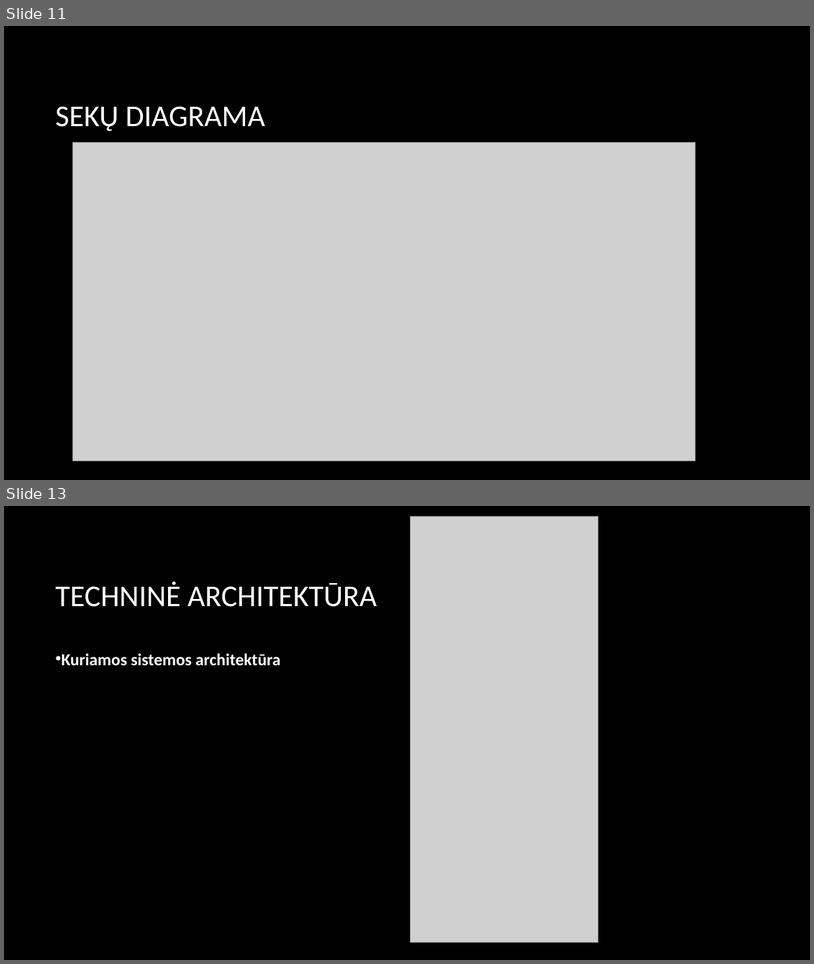
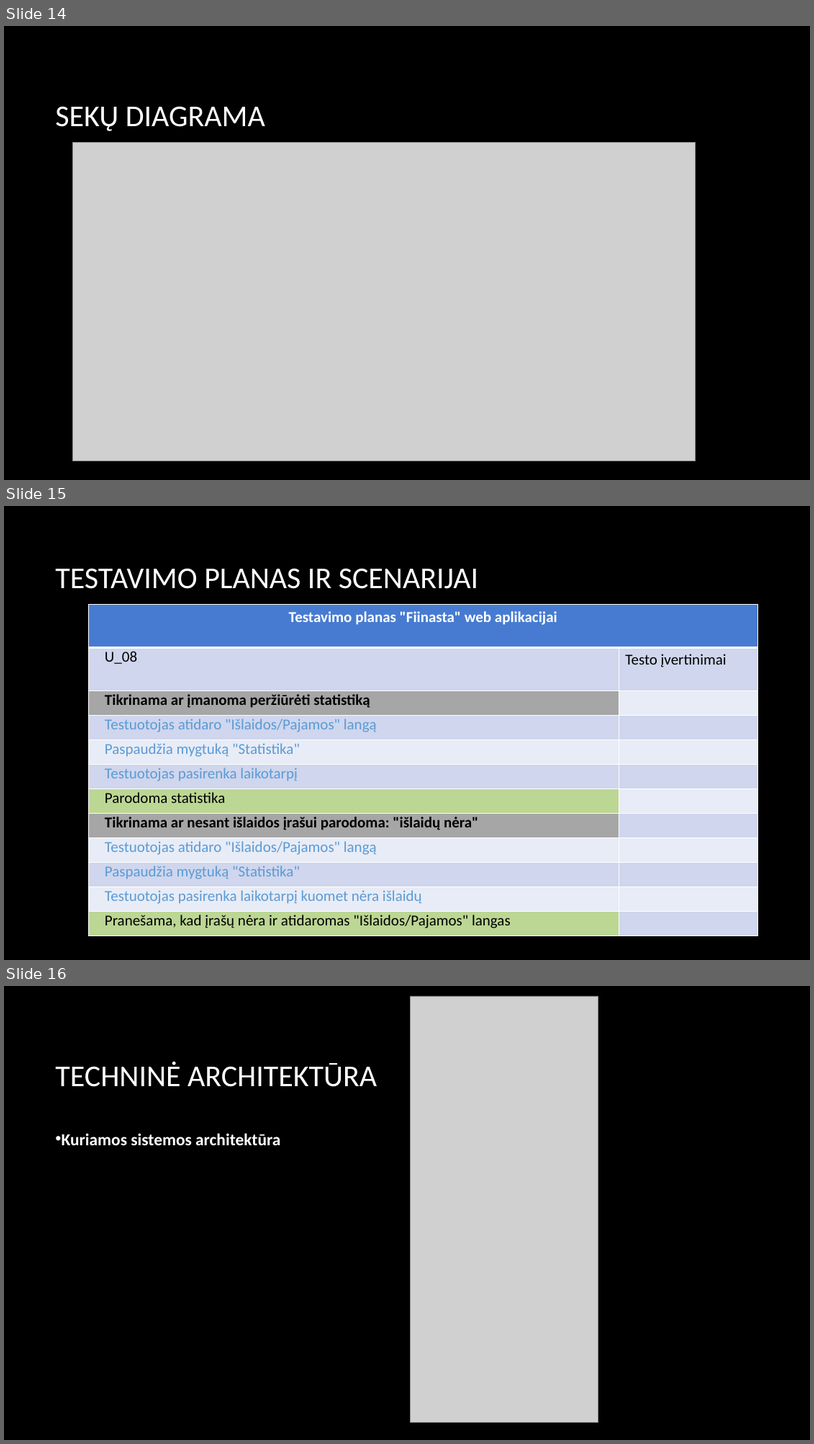
Before and after one commit to artisb45/PSIv2, a slide deck: 3 laboratorinis darbas Fiinasta.pptx. Shown one above the other, each under a label of ours: slides 11 and 13 before the commit, slides 14, 15 and 16 after it; the slides between them are not shown. The pictures are 814x964 and 814x1444 pixels, drawn with LibreOffice and Linux fonts; fonts in the diff are those of the drawing; grey boxes stand for pictures; background and template pictures are left out. Boxes give left, top, right and bottom in pixels: in the first picture for what was removed or moved away, otherwise in the second. Text is boxed around its words. In the diff, an @@ line names an element or a change of style, - is before the commit and + after.

```diff
--- a/3 laboratorinis darbas Fiinasta.pptx
+++ b/3 laboratorinis darbas Fiinasta.pptx
@@ slide 15 added at (4, 506, 810, 960), background picture (left out) @@
@@ title added at (55, 568, 478, 589), 36 pt, text #FFFFFF @@
+TESTAVIMO PLANAS IR SCENARIJAI
@@ table added at (88, 605, 759, 935), 12 rows, 2 columns @@
+Testavimo planas "Fiinasta" web aplikacijai | 
+U_08 | Testo įvertinimai
+Tikrinama ar įmanoma peržiūrėti statistiką | 
+Testuotojas atidaro "Išlaidos/Pajamos" langą | 
+Paspaudžia mygtuką "Statistika" | 
+Testuotojas pasirenka laikotarpį | 
+Parodoma statistika | 
+Tikrinama ar nesant išlaidos įrašui parodoma: "išlaidų nėra" | 
+Testuotojas atidaro "Išlaidos/Pajamos" langą | 
+Paspaudžia mygtuką "Statistika" | 
+Testuotojas pasirenka laikotarpį kuomet nėra išlaidų | 
+Pranešama, kad įrašų nėra ir atidaromas "Išlaidos/Pajamos" langas | 
@@ what was slide 11 is now slide 14 @@
@@ what was slide 13 is now slide 16 @@
```
Also in this commit, not shown: 2 slides changed, 2 other slides added.
